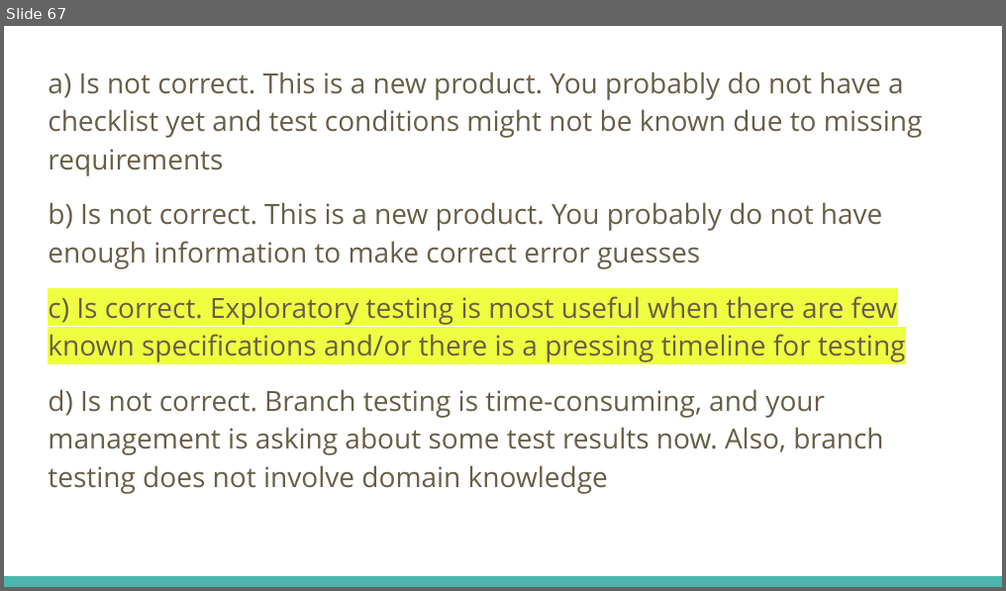
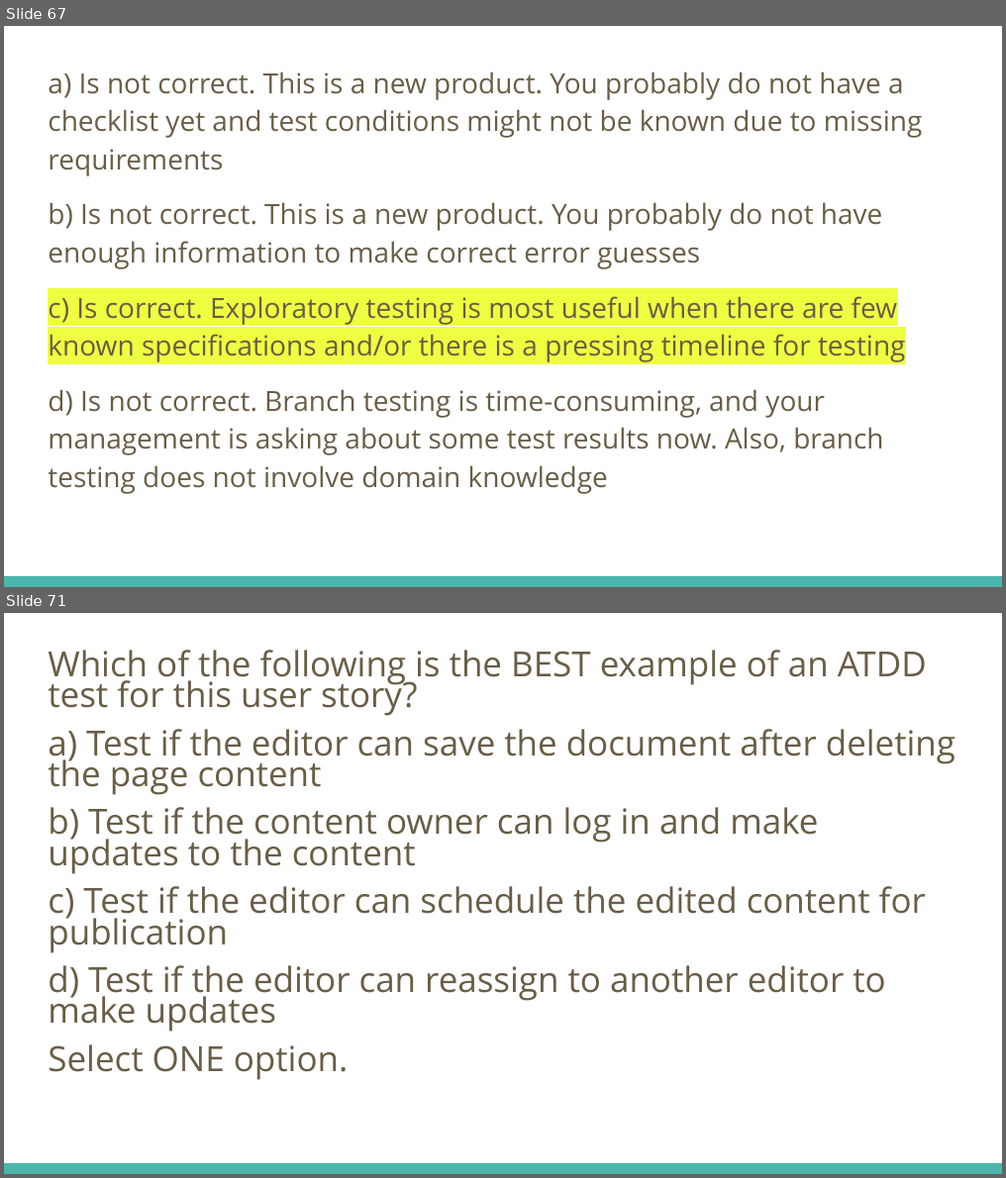
Before and after one commit to fawadmalik/istqb, a slide deck: ISTQB Foundation Level Preparation.pptx. Shown one above the other, each under a label of ours: slide 67 before the commit, slides 67 and 71 after it; the slides between them are not shown. The pictures are 1006x591 and 1006x1178 pixels, drawn with LibreOffice and Linux fonts; fonts in the diff are those of the drawing. Boxes give left, top, right and bottom in pixels: in the first picture for what was removed or moved away, otherwise in the second. Text is boxed around its words. In the diff, an @@ line names an element or a change of style, - is before the commit and + after.

```diff
--- a/ISTQB Foundation Level Preparation.pptx
+++ b/ISTQB Foundation Level Preparation.pptx
@@ slide 71 added at (4, 613, 1002, 1174), background #FFFFFF; not listed: 1 template element that a slide beside it also shows @@
@@ text added at (48, 650, 955, 1080), 25 pt, text #695D46 @@
+Which of the following is the BEST example of an ATDD test for this user story?
+a) Test if the editor can save the document after deleting the page content
+b) Test if the content owner can log in and make updates to the content
+c) Test if the editor can schedule the edited content for publication
+d) Test if the editor can reassign to another editor to make updates
+Select ONE option.
```
Also in this commit, not shown: 6 other slides added.
